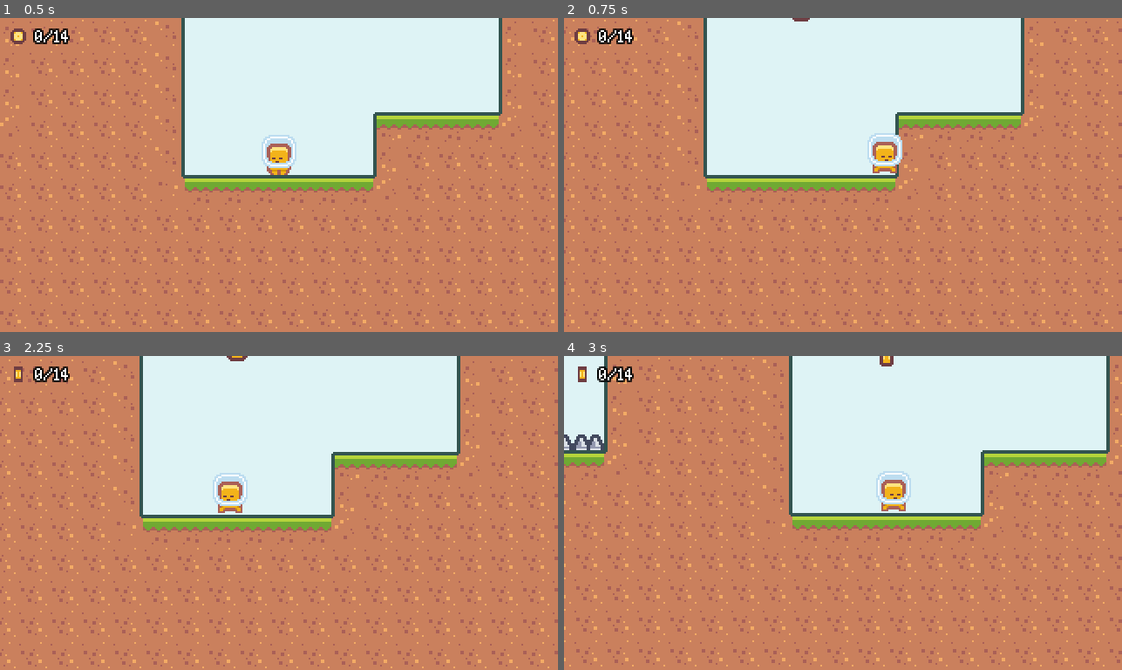
Above: before the commit, frames 1-4 (two rows, left to right).
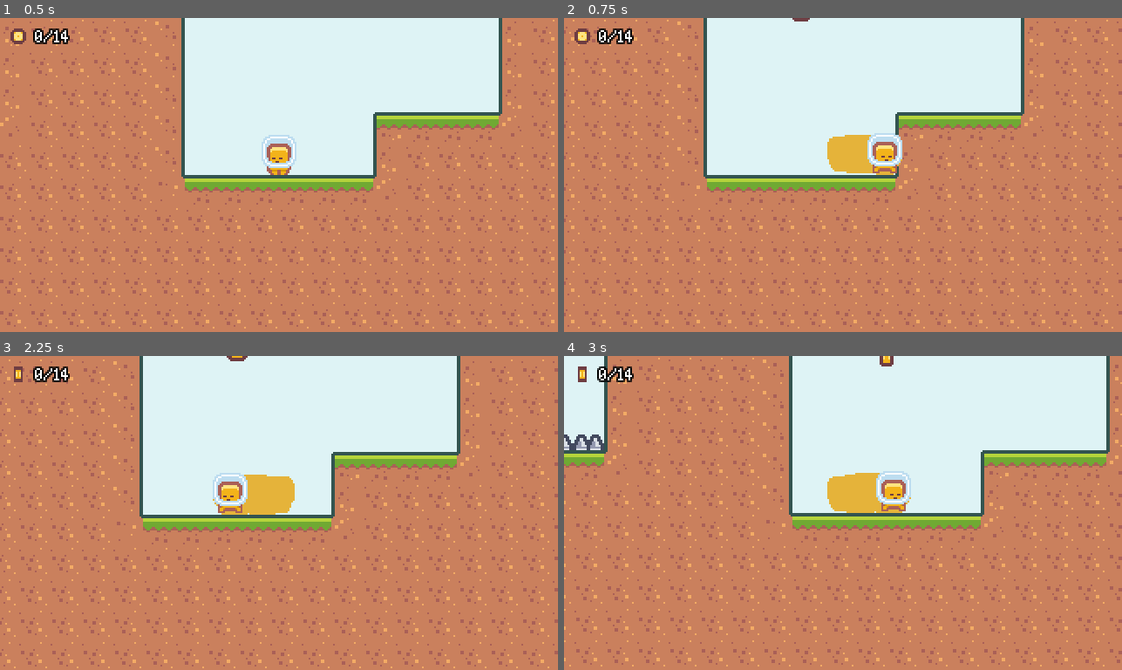
Above: after the commit, the same moments.

Repository: Yrainyw/2D-Platformer
Game: Godot game, scene res://Scenes/main.tscn
The game is run twice, just before and just after one commit, with the same random seed, the same clock (stepped at 60 frames per second) and the same inputs.
Inputs:
- Up to frame 1 (0.5 s): no input
- Up to frame 2 (0.75 s): tap Enter at 0.5 s; hold D (move_right) from 0.53 s (still down); tap K (dash) at 0.6 s
- Up to frame 3 (2.25 s): tap J (jump) at 0.77, 1.52 s; tap K (dash) at 1.35, 2.1 s; release D (move_right) at 2.03 s; hold A (move_left) from 2.03 s (still down)
- Up to frame 4 (3 s): release A (move_left) at 2.78 s; hold D (move_right) from 2.78 s (still down); tap K (dash) at 2.85 s

Frame 1 is identical in both runs. In frame 2, 0.9% of the frame differs, in the area x 47-61%, y 37-50%; in frame 3, 1.1%; in frame 4, 1.1%, in the area x 47-63%, y 37-50%.

Commit message:
Player Dash Trail

Diff:
--- a/Scenes/Player.tscn
+++ b/Scenes/Player.tscn
@@ -1,8 +1,36 @@
-[gd_scene load_steps=9 format=2]
+[gd_scene load_steps=14 format=2]
 
 [ext_resource path="res://Assets/Player/character_0006.png" type="Texture" id=1]
 [ext_resource path="res://Scripts/Player.gd" type="Script" id=2]
 [ext_resource path="res://Assets/Player/character_0007.png" type="Texture" id=3]
+
+[sub_resource type="Shader" id=7]
+code = "shader_type canvas_item;
+
+uniform vec4 baseColor: hint_color;
+
+void fragment() {
+	vec4 texColor = texture(TEXTURE, UV);
+	COLOR.rgba = vec4(baseColor.r, baseColor.g, baseColor.b , texColor.a);
+	//COLOR.rgb = vec3(0.0, 0.0, 0.0);
+}"
+
+[sub_resource type="ShaderMaterial" id=8]
+shader = SubResource( 7 )
+shader_param/baseColor = Color( 0.901961, 0.705882, 0.231373, 1 )
+
+[sub_resource type="Curve" id=9]
+_data = [ Vector2( 0, 1 ), 0.0, 0.0, 0, 0, Vector2( 0.164706, 1 ), 0.0, 0.0, 0, 0, Vector2( 1, 0 ), 0.0, 0.0, 0, 0 ]
+
+[sub_resource type="CurveTexture" id=10]
+curve = SubResource( 9 )
+
+[sub_resource type="ParticlesMaterial" id=6]
+flag_disable_z = true
+gravity = Vector3( 0, 0, 0 )
+orbit_velocity = 0.0
+orbit_velocity_random = 0.0
+scale_curve = SubResource( 10 )
 
 [sub_resource type="CircleShape2D" id=2]
 radius = 17.5175
@@ -46,6 +74,17 @@
 wait_time = 0.2
 one_shot = true
 
+[node name="DashParticles" type="Particles2D" parent="."]
+show_behind_parent = true
+material = SubResource( 8 )
+position = Vector2( 0, -12 )
+emitting = false
+amount = 15
+lifetime = 0.25
+local_coords = false
+process_material = SubResource( 6 )
+texture = ExtResource( 1 )
+
 [node name="PickupArea" type="Area2D" parent="."]
 visible = false
 collision_layer = 524288
--- a/Scripts/Player.gd
+++ b/Scripts/Player.gd
@@ -50,6 +50,7 @@
 
 func process_normal(delta):
 	if (isStateNew):
+		$DashParticles.emitting = false
 		$DashArea/CollisionShape2D.disabled = true
 		$HazardArea.collision_mask = defaultHazardMask
 
@@ -94,6 +95,7 @@
 
 func process_dash(delta):
 	if (isStateNew):
+		$DashParticles.emitting = true
 		$"/root/Helpers".apply_camera_shake(.75)
 		$DashArea/CollisionShape2D.disabled = false
 		$AnimatedSprite.play("jump")
